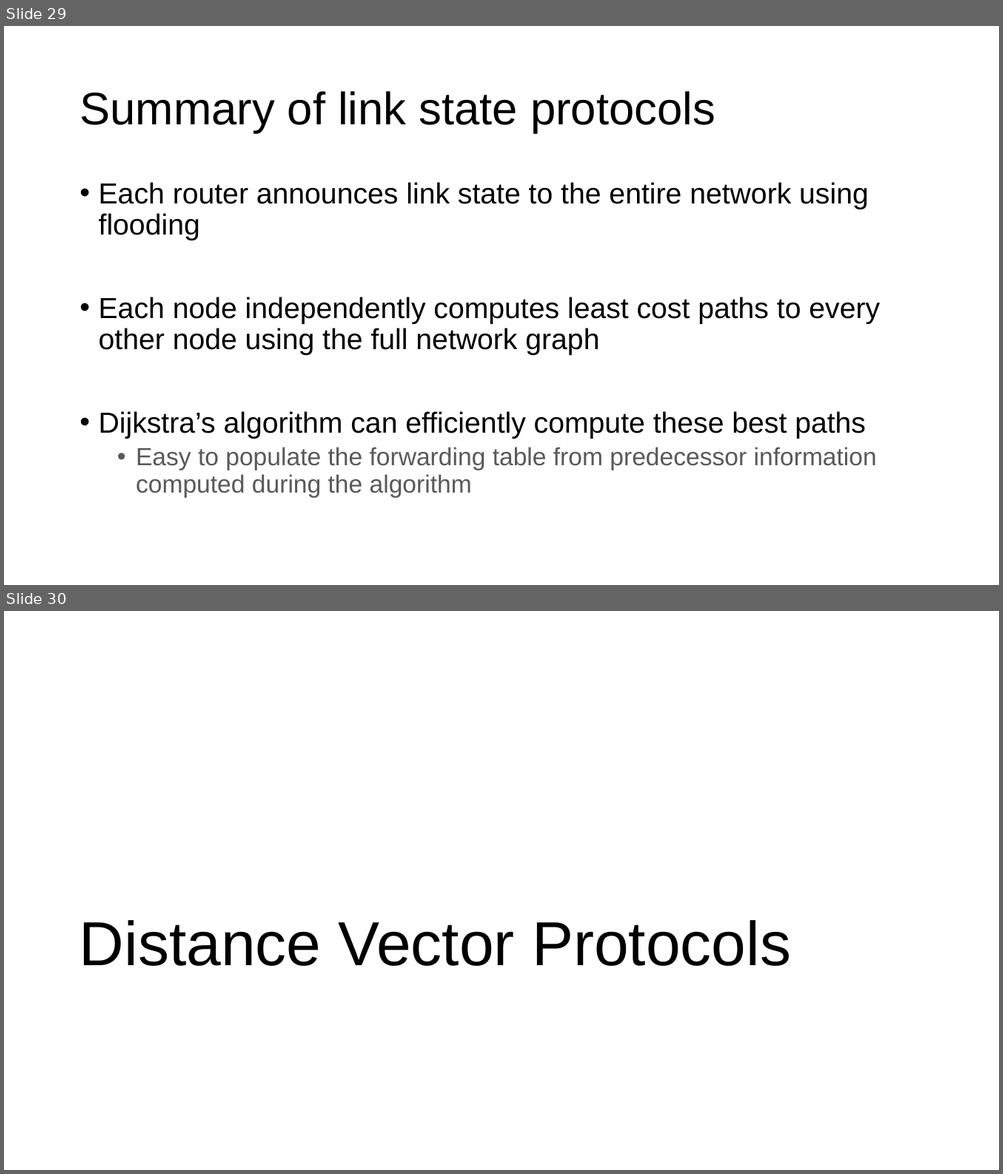
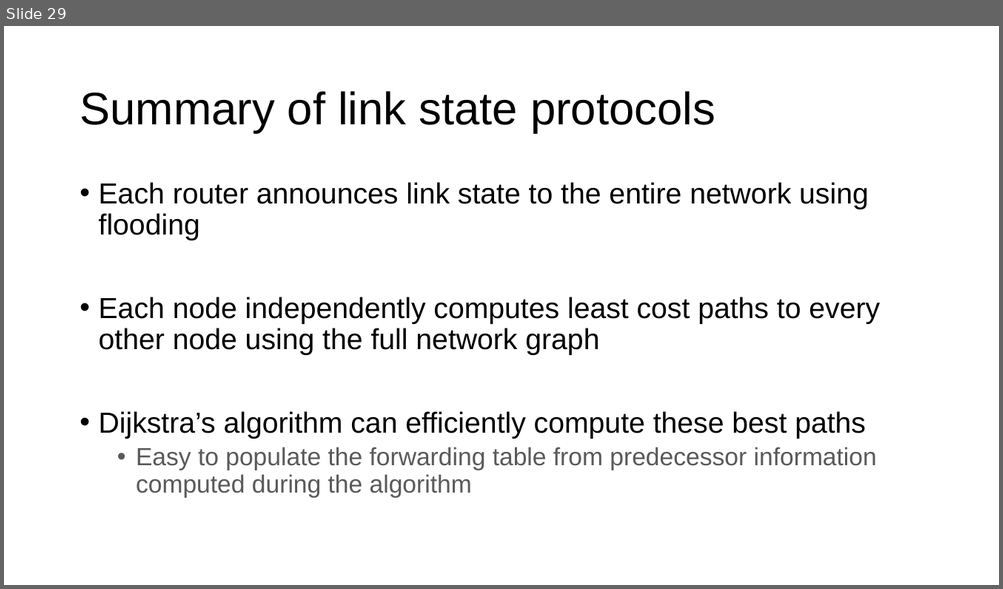
Before and after one commit to ngsrinivas/coursegen, a slide deck: ex/352-F24/staging/352-F24/lectures/23-net-debugging-routing.pptx. Shown one above the other, each under a label of ours: slides 29 and 30 before the commit, slide 29 after it. The pictures are 1003x1174 and 1003x589 pixels, drawn with LibreOffice and Linux fonts; fonts in the diff are those of the drawing. Boxes give left, top, right and bottom in pixels: in the first picture for what was removed or moved away, otherwise in the second. Text is boxed around its words. In the diff, an @@ line names an element or a change of style, - is before the commit and + after.

```diff
--- a/ex/352-F24/staging/352-F24/lectures/23-net-debugging-routing.pptx
+++ b/ex/352-F24/staging/352-F24/lectures/23-net-debugging-routing.pptx
@@ slide 30 removed at (4, 611, 999, 1170), background #FFFFFF @@
@@ title removed at (79, 920, 791, 966) @@
-Distance Vector Protocols
```
Also in this commit, not shown: 9 other slides removed, 6 other files.
